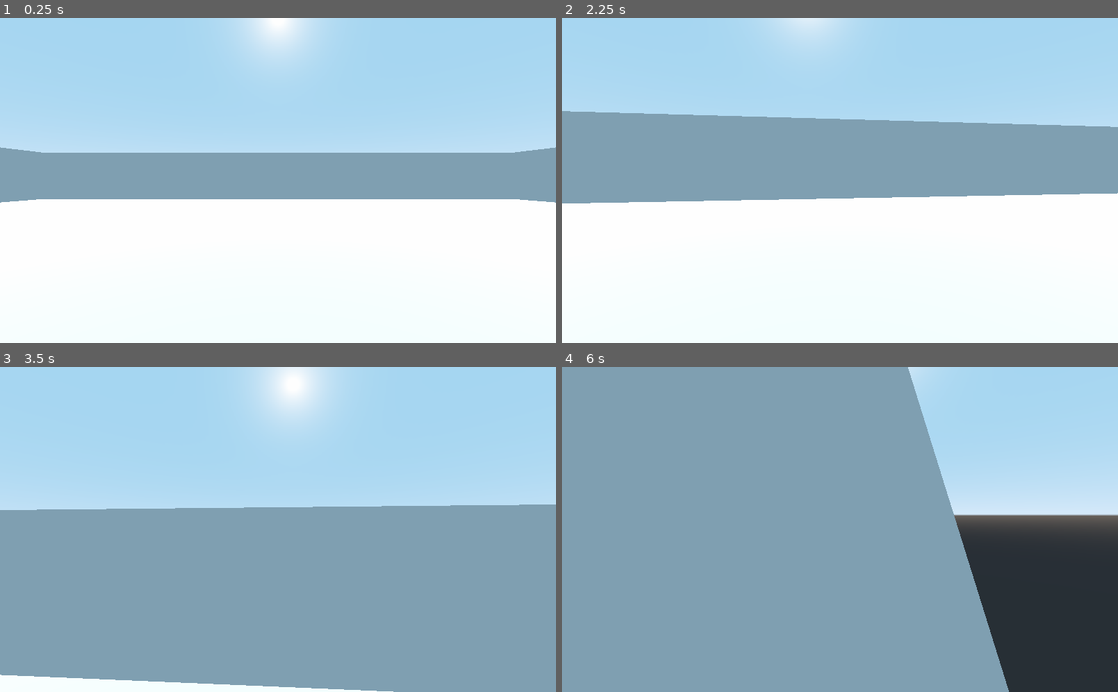
Above: before the commit, frames 1-4 (two rows, left to right).
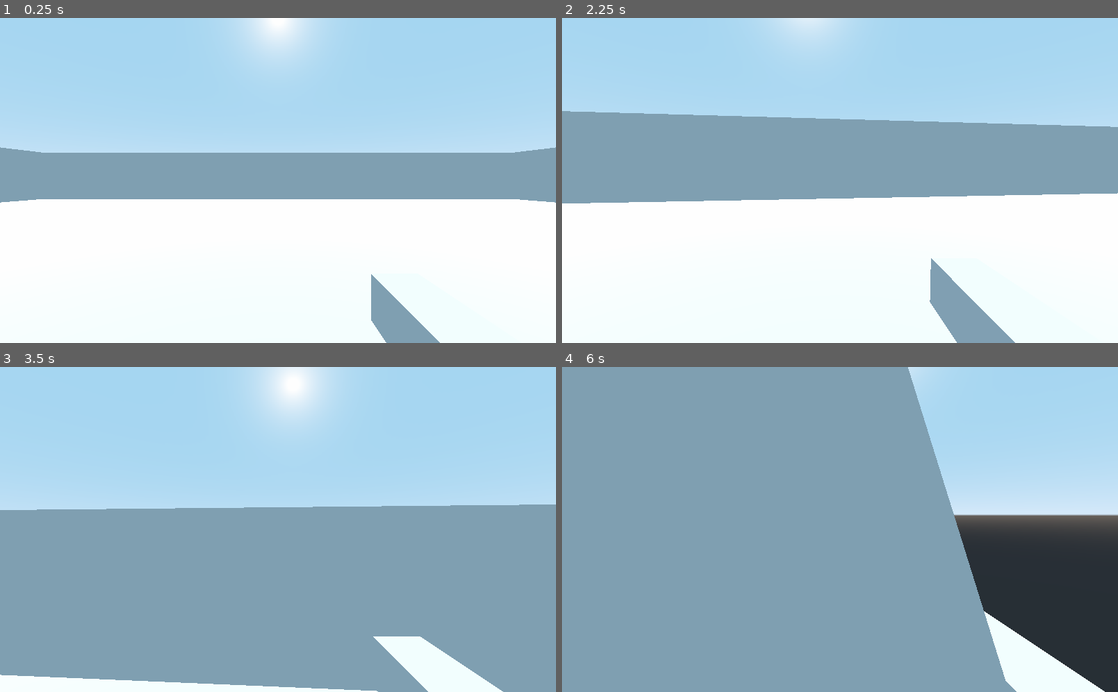
Above: after the commit, the same moments.

Repository: mc-carthy/gdSuperNot
Game: Godot game, scene res://Levels/TestLevel.tscn
Two runs of this game, one before a commit and one after it. Both use one fixed random seed, a clock stepped at 60 frames per second and the inputs below.
Inputs (mouse positions are in pixels of both pictures, inside the frame that each line leads up to):
- Up to frame 1 (0.25 s): no input
- Up to frame 2 (2.25 s): tap Enter at 0.5 s; move the mouse to (867, 180) at 0.52 s; hold W (move_up) from 0.53 s (still down); click (867, 180) at 0.6 s; tap Space (jump) at 0.77, 1.52 s; move the mouse to (812, 180) at 1.27 s; click (812, 180) at 1.35 s; move the mouse to (851, 174) at 2.02 s; click (851, 174) at 2.1 s
- Up to frame 3 (3.5 s): keep holding W (move_up); move the mouse to (272, 536) at 2.77 s; click (272, 536) at 2.85 s; tap Space (jump) at 3.02 s
- Up to frame 4 (6 s): move the mouse to (878, 532) at 3.52 s; click (878, 532) at 3.6 s; tap Space (jump) at 3.77, 4.52, 5 s; move the mouse to (795, 526) at 4.27 s; click (795, 526) at 4.35 s; move the mouse to (845, 529) at 5.02 s; click (845, 529) at 5.1 s; tap Enter at 5.75 s; move the mouse to (817, 523) at 5.77 s; release W (move_up) at 5.78 s; hold D (move_right) from 5.78 s (still down); click (817, 523) at 5.85 s

The runs differ from the first frame. In frame 1, 1.2% of the frame differs, in the area x 66-80%, y 78-100%; in frame 2, 1.7%; in frame 3, 1.9%; in frame 4, 2.2%, in the area x 75-98%, y 75-100%.

Commit message:
Add shooting

Diff:
--- a/Characters/Player/Player.gd
+++ b/Characters/Player/Player.gd
@@ -29,6 +29,8 @@
 func _process(delta):
 	if (Input.is_action_pressed("ui_cancel")):
 		get_tree().quit()
+	if Input.is_action_just_pressed('fire'):
+		$Weapon.fire()
 
 func _physics_process(delta: float) -> void:
 	move(delta)
--- a/Characters/Player/Player.tscn
+++ b/Characters/Player/Player.tscn
@@ -1,7 +1,8 @@
-[gd_scene load_steps=6 format=2]
+[gd_scene load_steps=8 format=2]
 
 [ext_resource path="res://Common/Materials/Player.material" type="Material" id=1]
 [ext_resource path="res://Characters/Player/Player.gd" type="Script" id=2]
+[ext_resource path="res://Characters/Player/Weapon.gd" type="Script" id=3]
 
 [sub_resource type="CapsuleShape" id=1]
 radius = 0.2
@@ -14,6 +15,9 @@
 [sub_resource type="SphereMesh" id=3]
 radius = 0.15
 height = 0.3
+
+[sub_resource type="CubeMesh" id=4]
+size = Vector3( 0.1, 0.1, 0.3 )
 
 [node name="Player" type="KinematicBody"]
 collision_layer = 2
@@ -38,3 +42,14 @@
 [node name="Camera" type="Camera" parent="."]
 transform = Transform( 1, 0, 0, 0, 1, 0, 0, 0, 1, 0, 1.65, -0.15 )
 current = true
+
+[node name="Weapon" type="Spatial" parent="."]
+transform = Transform( 1, 0, 0, 0, 1, 0, 0, 0, 1, 0.25, 1.4, -0.5 )
+script = ExtResource( 3 )
+
+[node name="GunBarrel" type="MeshInstance" parent="Weapon"]
+mesh = SubResource( 4 )
+material/0 = null
+
+[node name="Muzzle" type="Spatial" parent="Weapon"]
+transform = Transform( 1, 0, 0, 0, 1, 0, 0, 0, 1, 0, 0, -0.15 )
--- /dev/null
+++ b/Characters/Player/Weapon.gd
@@ -0,0 +1,9 @@
+extends Spatial
+
+var projectile_bullet_scene = load("res://Weapons/Bullet.tscn")
+
+func fire() -> void:
+	var projectile_bullet = projectile_bullet_scene.instance()
+	self.add_child(projectile_bullet)
+	projectile_bullet.set_as_toplevel(true)
+	projectile_bullet.global_transform = self.global_transform
--- /dev/null
+++ b/Weapons/Bullet.gd
@@ -0,0 +1,8 @@
+extends Area
+
+const BULLET_SPEED : float = 2.5
+
+onready var forward: Vector3 = get_global_transform().basis[2].normalized() * -1
+
+func _physics_process(delta: float) -> void:
+	translation += forward * BULLET_SPEED * delta
--- /dev/null
+++ b/Weapons/Bullet.tscn
@@ -0,0 +1,20 @@
+[gd_scene load_steps=5 format=2]
+
+[ext_resource path="res://Common/Materials/Player.material" type="Material" id=1]
+[ext_resource path="res://Weapons/Bullet.gd" type="Script" id=2]
+
+[sub_resource type="CubeMesh" id=1]
+size = Vector3( 0.075, 0.075, 0.15 )
+
+[sub_resource type="BoxShape" id=2]
+extents = Vector3( 0.037, 0.037, 0.075 )
+
+[node name="Bullet" type="Area"]
+script = ExtResource( 2 )
+
+[node name="MeshInstance" type="MeshInstance" parent="."]
+mesh = SubResource( 1 )
+material/0 = ExtResource( 1 )
+
+[node name="CollisionShape" type="CollisionShape" parent="."]
+shape = SubResource( 2 )
